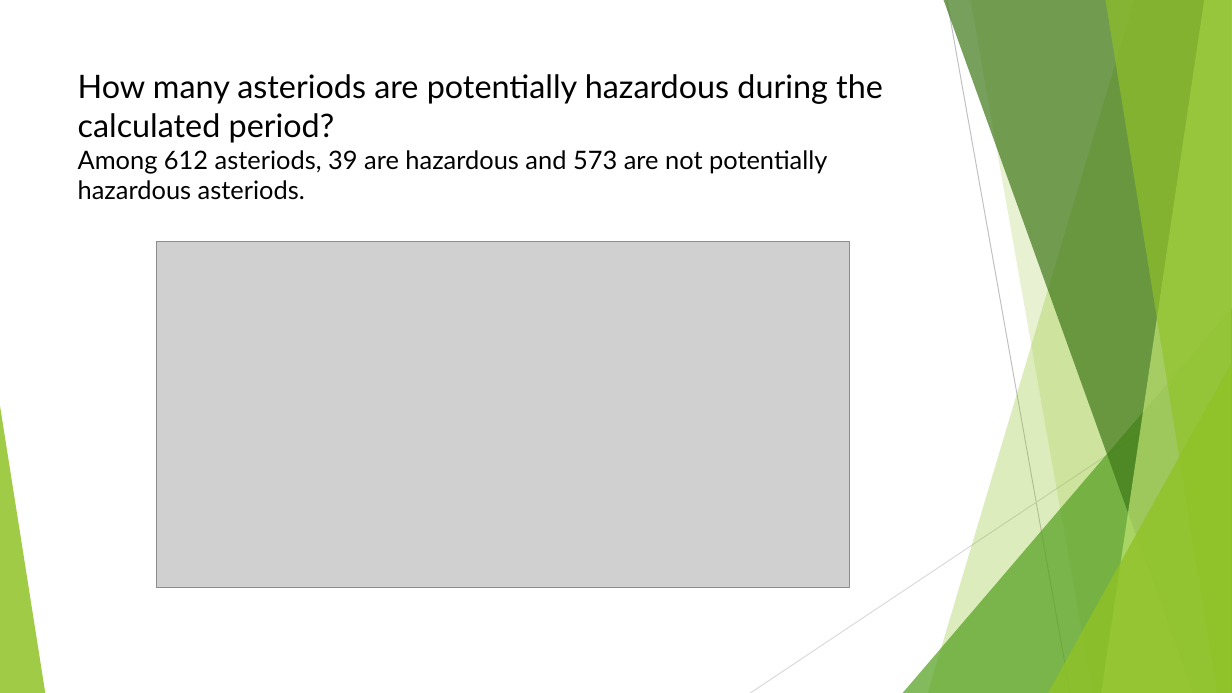
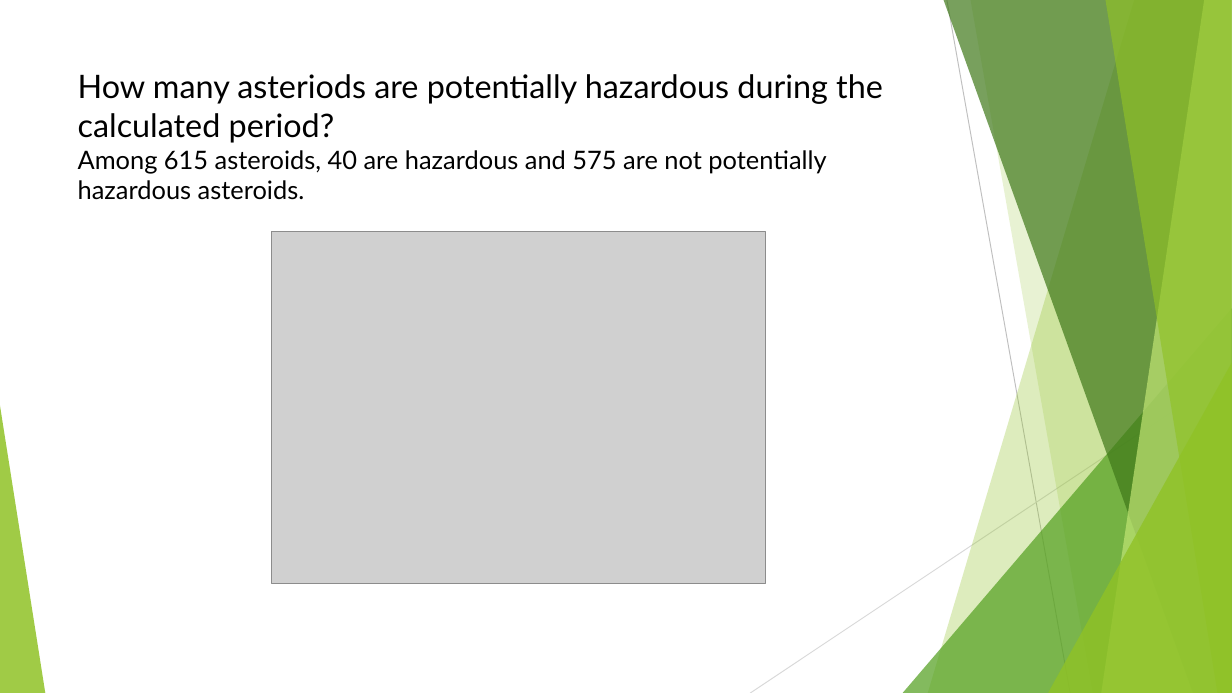
Before and after one commit to mangaioct6/Exploratory_project, a slide deck: slide 6 of ExploratoryProjectSlides.pptx. Drawn at 1232x693 pixels with LibreOffice and Linux fonts; fonts in the diff are those of the drawing; grey boxes stand for pictures. Boxes give left, top, right and bottom in pixels: in the first picture for what was removed or moved away, otherwise in the second. Text is boxed around its words. In the diff, an @@ line names an element or a change of style, - is before the commit and + after.

```diff
--- a/ExploratoryProjectSlides.pptx
+++ b/ExploratoryProjectSlides.pptx
@@ title at (78, 74, 883, 200): text changed @@
-How many asteriods are potentially hazardous during the calculated period?
-Among 612 asteriods, 39 are hazardous and 573 are not potentially hazardous asteriods.
+How many asteriods are potentially hazardous during the calculated period?
+Among 615 asteroids, 40 are hazardous and 575 are not potentially hazardous asteroids.
@@ picture: place and size @@
-picture at (156, 241, 849, 588)
+picture at (272, 232, 766, 583)
```
Also in this commit, not shown: 3 other slides changed.
